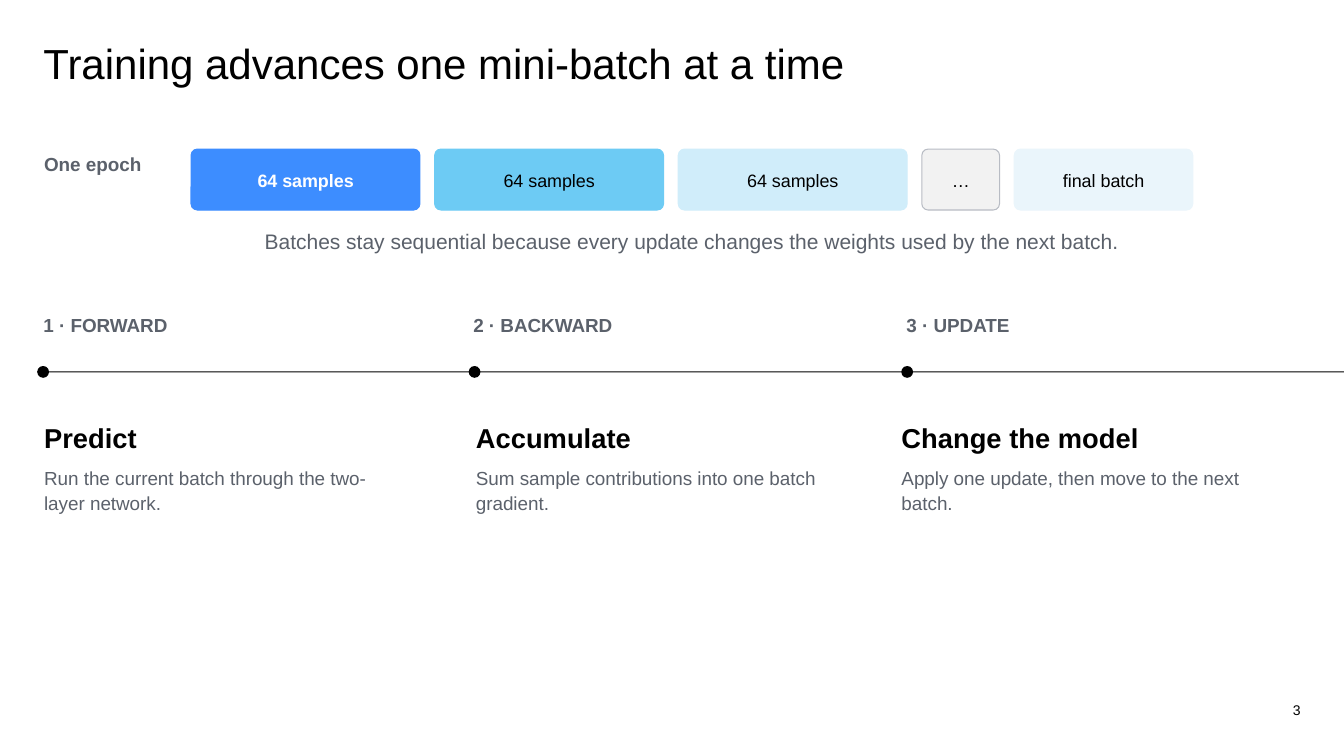
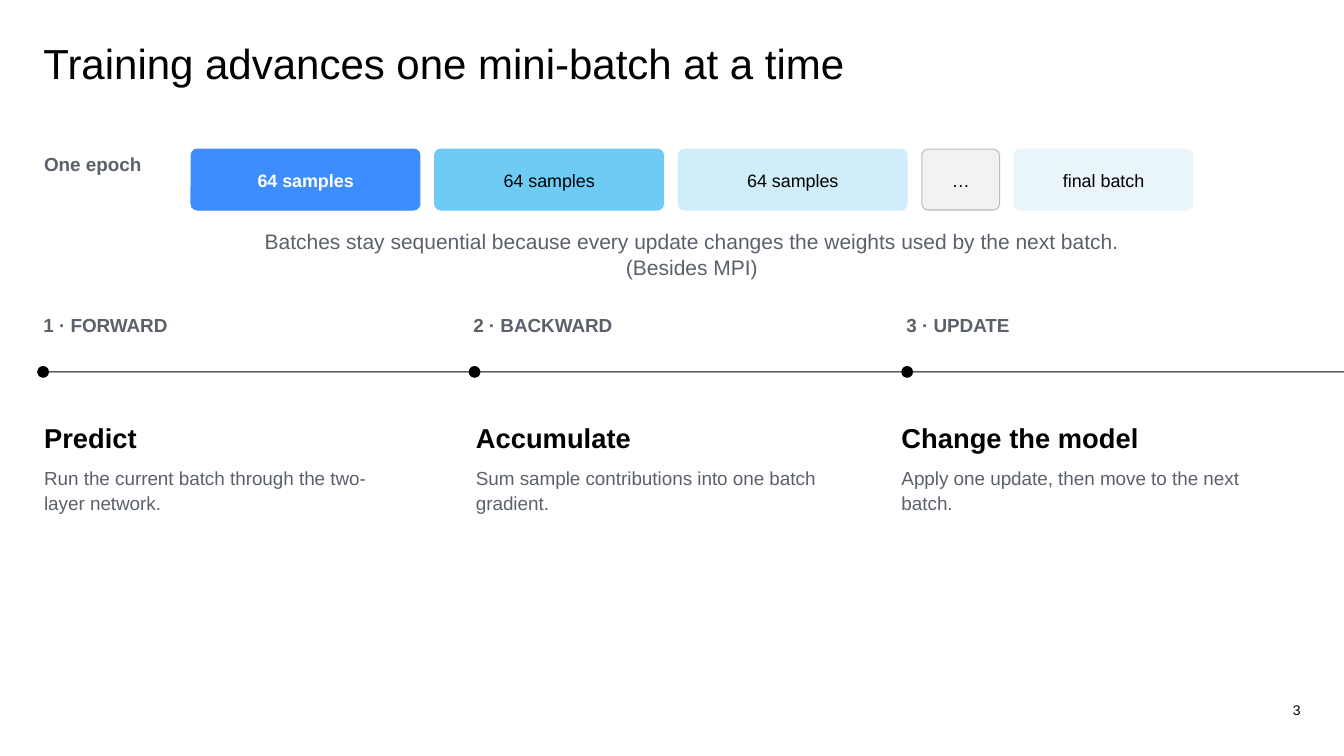
Before and after one commit to SSorbo/PARCO-Computing-2026-242920, a slide deck: slide 4 of Parallel_Feedforward_Network_Presentation.pptx (slide 3 before the commit). Drawn at 1344x756 pixels with LibreOffice and Linux fonts; fonts in the diff are those of the drawing. Boxes give left, top, right and bottom in pixels: in the first picture for what was removed or moved away, otherwise in the second. Text is boxed around its words. In the diff, an @@ line names an element or a change of style, - is before the commit and + after.

```diff
--- a/Parallel_Feedforward_Network_Presentation.pptx
+++ b/Parallel_Feedforward_Network_Presentation.pptx
@@ text at bbox=[626, 260, 757, 279]: paragraph added @@
+(Besides MPI)
```
Also in this commit, not shown: 1 other slide changed, 1 slide added.
